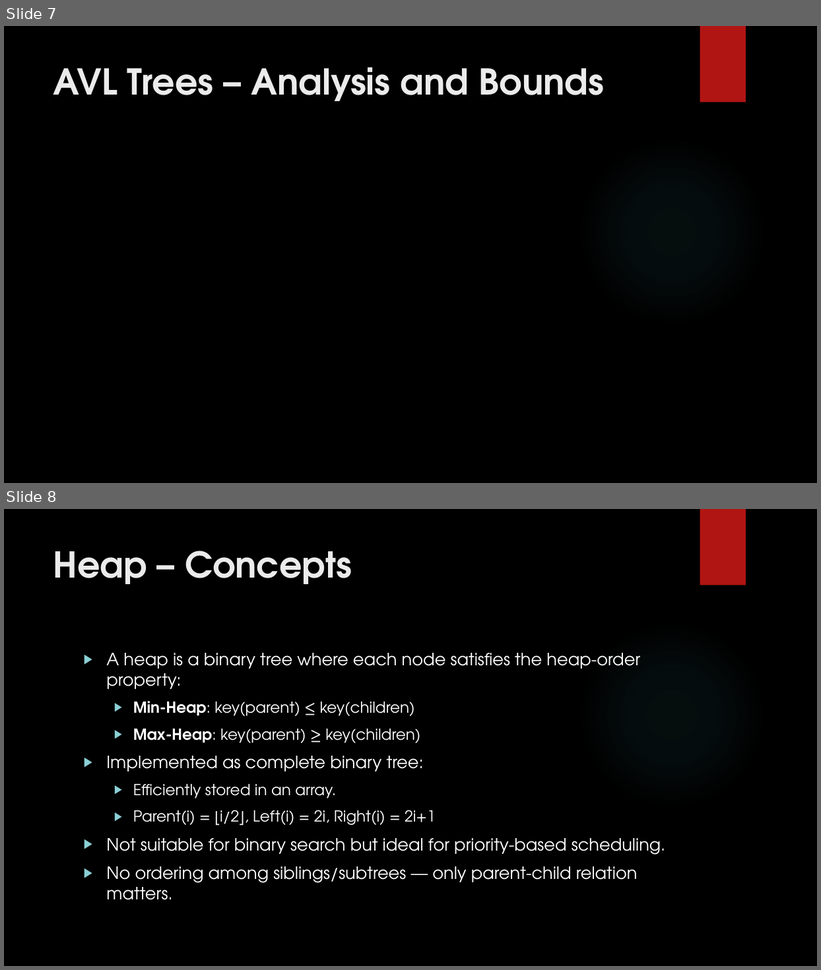
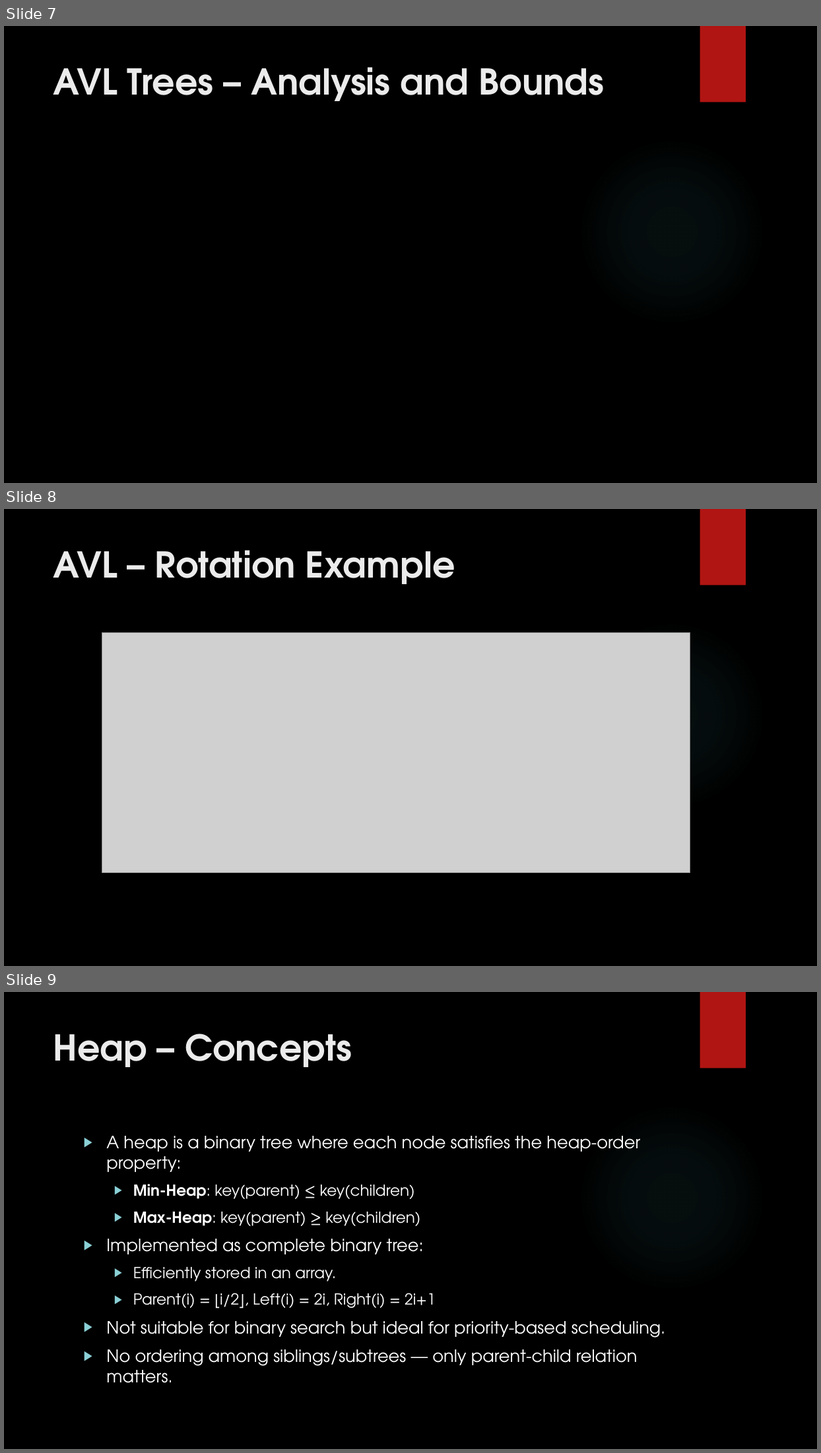
Before and after one commit to brpuneet898/mtech-oops-course-material, a slide deck: Week9/Week9_Slides.pptx. Shown one above the other, each under a label of ours: slides 7 and 8 before the commit, slides 7, 8 and 9 after it. The pictures are 821x970 and 821x1453 pixels, drawn with LibreOffice and Linux fonts; fonts in the diff are those of the drawing; grey boxes stand for pictures; background and template pictures are left out. Boxes give left, top, right and bottom in pixels: in the first picture for what was removed or moved away, otherwise in the second. Text is boxed around its words. In the diff, an @@ line names an element or a change of style, - is before the commit and + after.

Commit message:
added avl rotation example in week 9 slides

```diff
--- a/Week9/Week9_Slides.pptx
+++ b/Week9/Week9_Slides.pptx
@@ slide 8 added at (x1=4, y1=509, x2=817, y2=966), background picture (left out); not listed: 2 template elements that a slide beside it also shows @@
@@ title added at (x1=54, y1=550, x2=455, y2=584), 42 pt, text #EBEBEB, bold @@
+AVL – Rotation Example
@@ picture added at (x1=102, y1=633, x2=690, y2=873) @@
@@ what was slide 8 is now slide 9 @@
```
